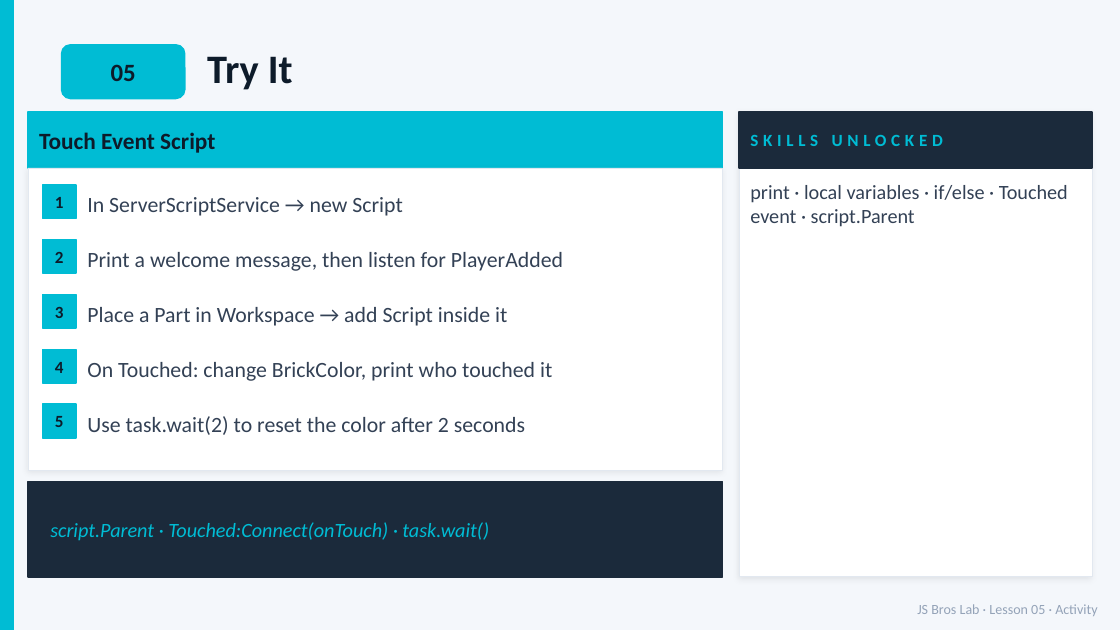
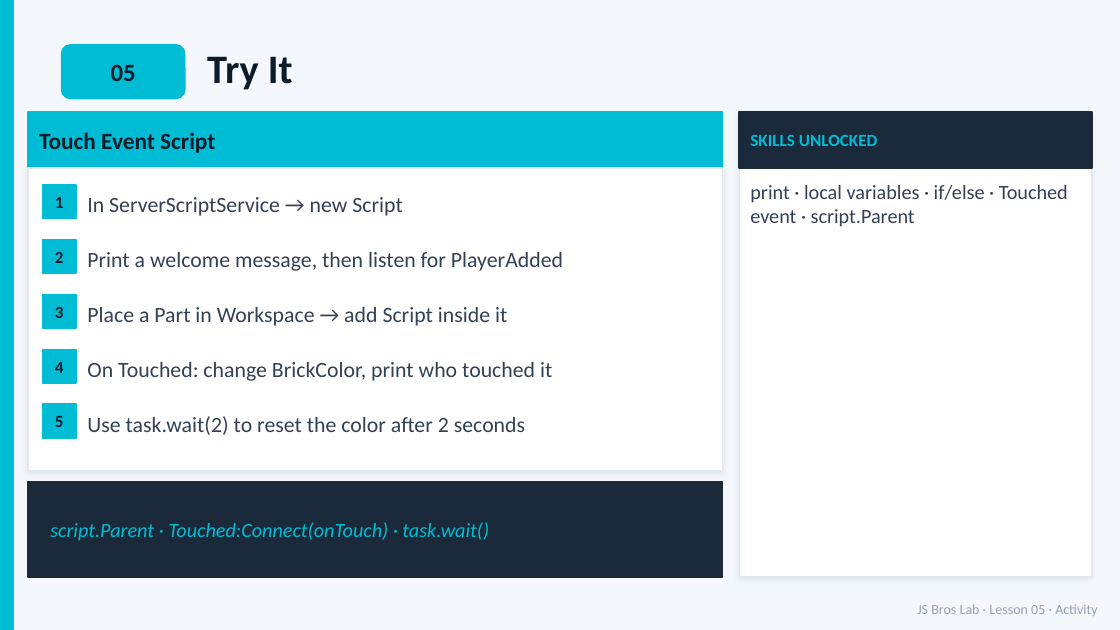
Before and after one commit to js-bro-s/jsbros-lab, a slide deck: slide 17 of static/jsbros-lab-deck.pptx. Drawn at 1120x630 pixels with LibreOffice and Linux fonts; fonts in the diff are those of the drawing. Boxes give left, top, right and bottom in pixels: in the first picture for what was removed or moved away, otherwise in the second. Text is boxed around its words. In the diff, an @@ line names an element or a change of style, - is before the commit and + after.

```diff
--- a/static/jsbros-lab-deck.pptx
+++ b/static/jsbros-lab-deck.pptx
@@ rectangle at (739,112,1092,577): outline #E2E8F0 0.5 pt to #E2E8F0 0.75 pt @@
@@ text "SKILLS UNLOCKED" at (750,135,878,146): letter spacing 3 to 0 pt @@
```
Also in this commit, not shown: 33 other slides changed.
